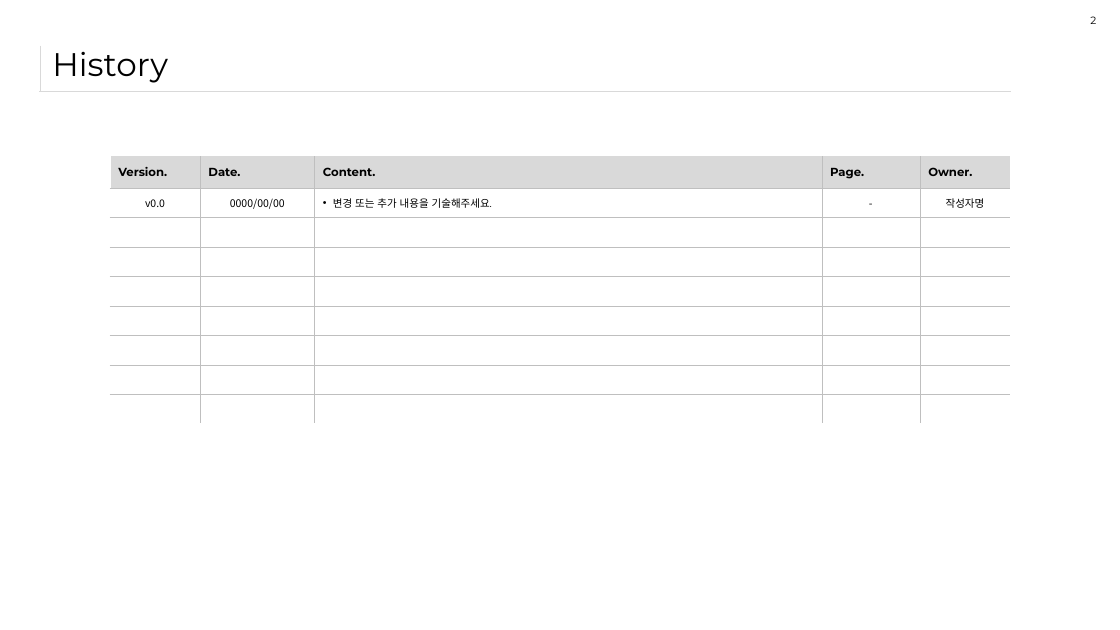
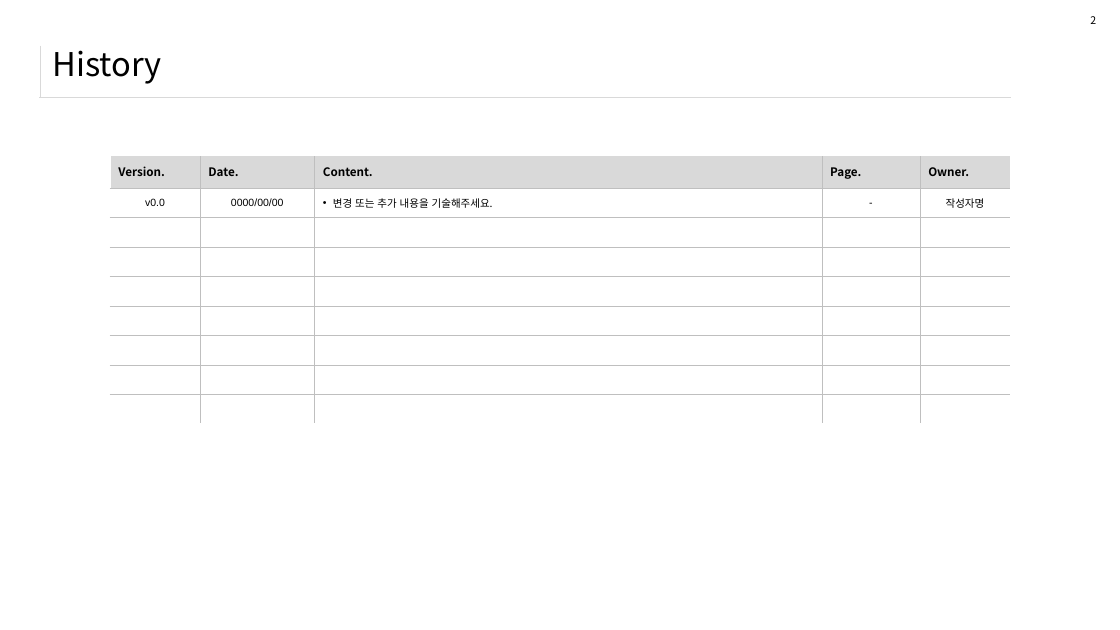
Before and after one commit to knudatascientists/lg-innotek-projects, a slide deck: slide 2 of docs/화면_설계서.pptx. Drawn at 1120x630 pixels with LibreOffice and Linux fonts; fonts in the diff are those of the drawing. Boxes give left, top, right and bottom in pixels: in the first picture for what was removed or moved away, otherwise in the second. Text is boxed around its words. In the diff, an @@ line names an element or a change of style, - is before the commit and + after.

```diff
--- a/docs/화면_설계서.pptx
+++ b/docs/화면_설계서.pptx
@@ page number at (x1=1090, y1=16, x2=1096, y2=24): font Montserrat to Noto Sans CJK KR @@
@@ title "History" at (x1=52, y1=50, x2=161, y2=84): font Montserrat to Noto Sans CJK KR @@
@@ table at (x1=110, y1=156, x2=1010, y2=424) @@
@@ font Montserrat to Noto Sans CJK KR in "Version.", "Date.", "Content.", "Page." and 3 more places @@
@@ font Noto Sans CJK KR to Arial in "v0.0", "0000/00/00", "-" @@
```
Also in this commit, not shown: 7 other slides changed.
